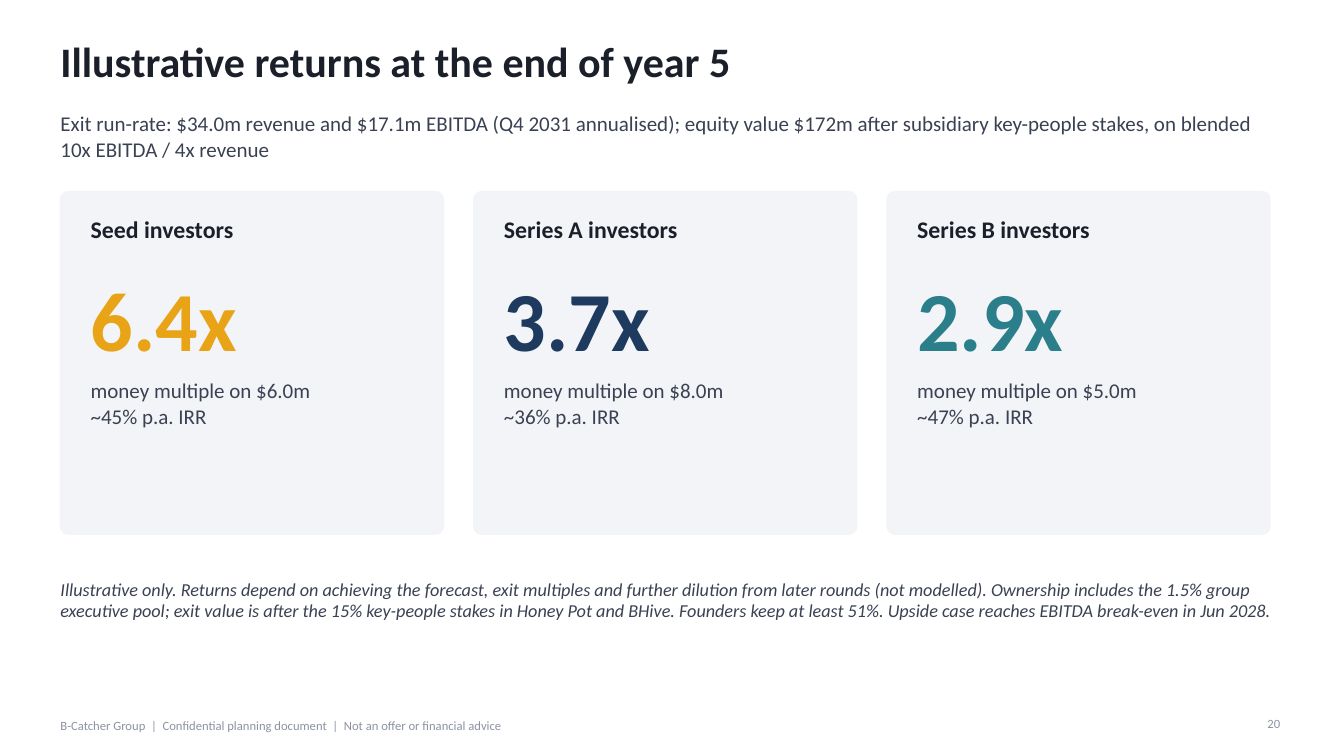
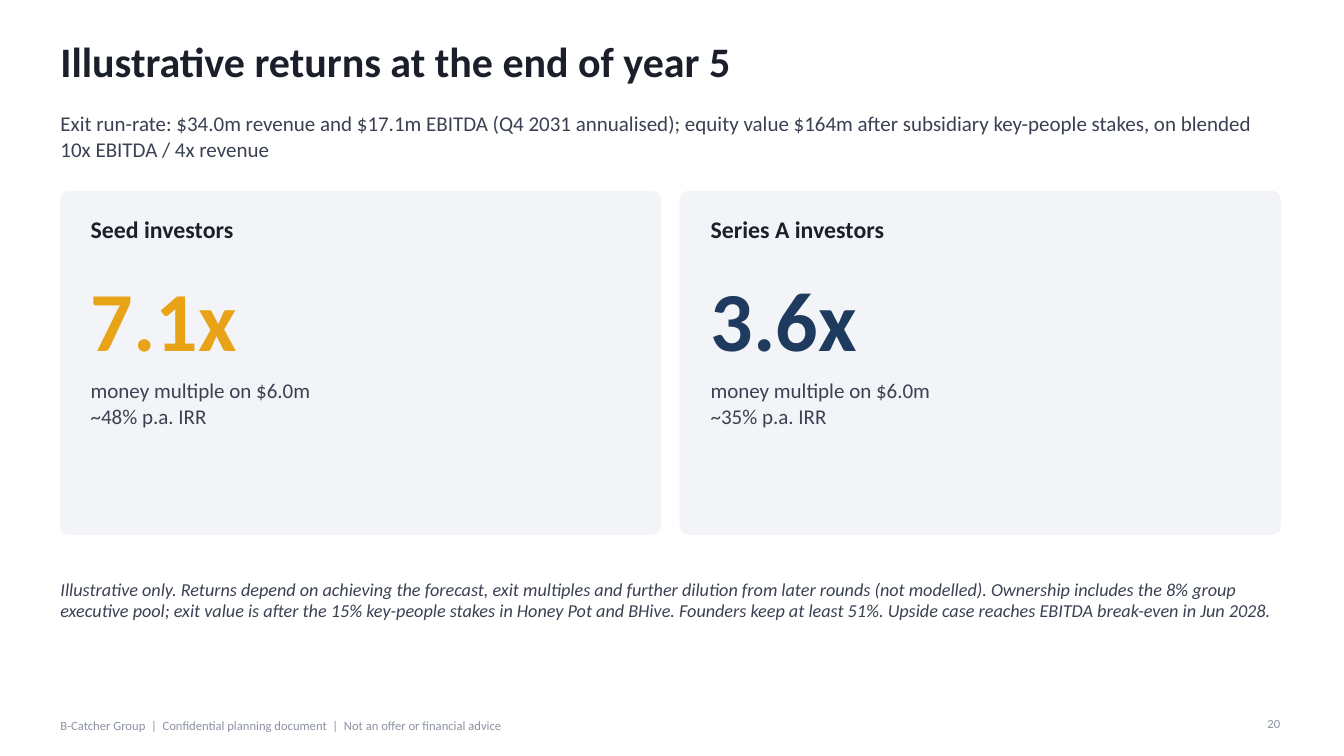
Before and after one commit to SimonQTangible/github-slideshow, a slide deck: slide 20 of bcatcher-group/BCatcher_Group_Investor_Deck_v10.pptx. Drawn at 1344x756 pixels with LibreOffice and Linux fonts; fonts in the diff are those of the drawing. Boxes give left, top, right and bottom in pixels: in the first picture for what was removed or moved away, otherwise in the second. Text is boxed around its words. In the diff, an @@ line names an element or a change of style, - is before the commit and + after.

```diff
--- a/bcatcher-group/BCatcher_Group_Investor_Deck_v10.pptx
+++ b/bcatcher-group/BCatcher_Group_Investor_Deck_v10.pptx
@@ text at (60, 116, 1251, 157): text changed @@
-Exit run-rate: $34.0m revenue and $17.1m EBITDA (Q4 2031 annualised); equity value $172m after subsidiary key-people stakes, on blended 10x EBITDA / 4x revenue
+Exit run-rate: $34.0m revenue and $17.1m EBITDA (Q4 2031 annualised); equity value $164m after subsidiary key-people stakes, on blended 10x EBITDA / 4x revenue
@@ rounded rectangle: place and size @@
-rounded rectangle at (60, 192, 444, 534)
+rounded rectangle at (60, 192, 660, 534)
@@ rounded rectangle: place and size @@
-rounded rectangle at (474, 192, 857, 534)
+rounded rectangle at (681, 192, 1280, 534)
@@ text "Series A investors": place and size @@
-text "Series A investors" at (504, 221, 677, 238)
+text "Series A investors" at (711, 221, 884, 238)
@@ rounded rectangle removed at (887, 192, 1270, 534) @@
@@ text removed at (917, 221, 1089, 238) @@
-Series B investors
@@ text at (91, 296, 237, 352): text changed @@
-6.4x
+7.1x
@@ text at (711, 293, 857, 352): text changed @@
-3.7x
+3.6x
@@ text removed at (917, 296, 1063, 352) @@
-2.9x
@@ text at (711, 383, 930, 428): text changed @@
-money multiple on $8.0m
-~36% p.a. IRR
+money multiple on $6.0m
+~35% p.a. IRR
@@ text removed at (917, 383, 1137, 428) @@
-money multiple on $5.0m
-~47% p.a. IRR
@@ text at (91, 409, 206, 428): text changed @@
-~45% p.a. IRR
+~48% p.a. IRR
@@ text at (60, 583, 1270, 620): text changed @@
-Illustrative only. Returns depend on achieving the forecast, exit multiples and further dilution from later rounds (not modelled). Ownership includes the 1.5% group executive pool; exit value is after the 15% key-people stakes in Honey Pot and BHive. Founders keep at least 51%. Upside case reaches EBITDA break-even in Jun 2028.
+Illustrative only. Returns depend on achieving the forecast, exit multiples and further dilution from later rounds (not modelled). Ownership includes the 8% group executive pool; exit value is after the 15% key-people stakes in Honey Pot and BHive. Founders keep at least 51%. Upside case reaches EBITDA break-even in Jun 2028.
```
Also in this commit, not shown: 7 other slides changed, 28 other files.
